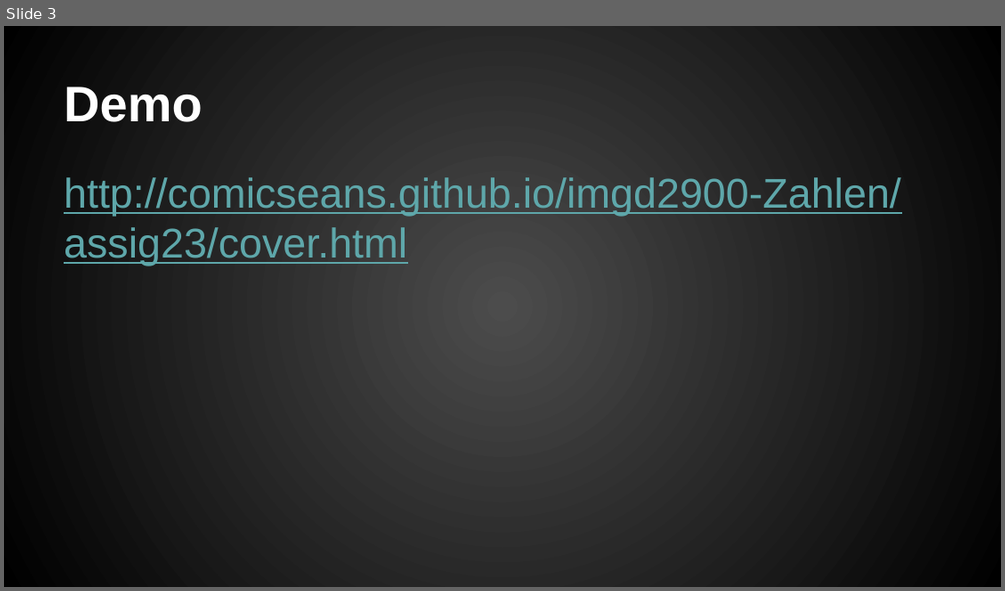
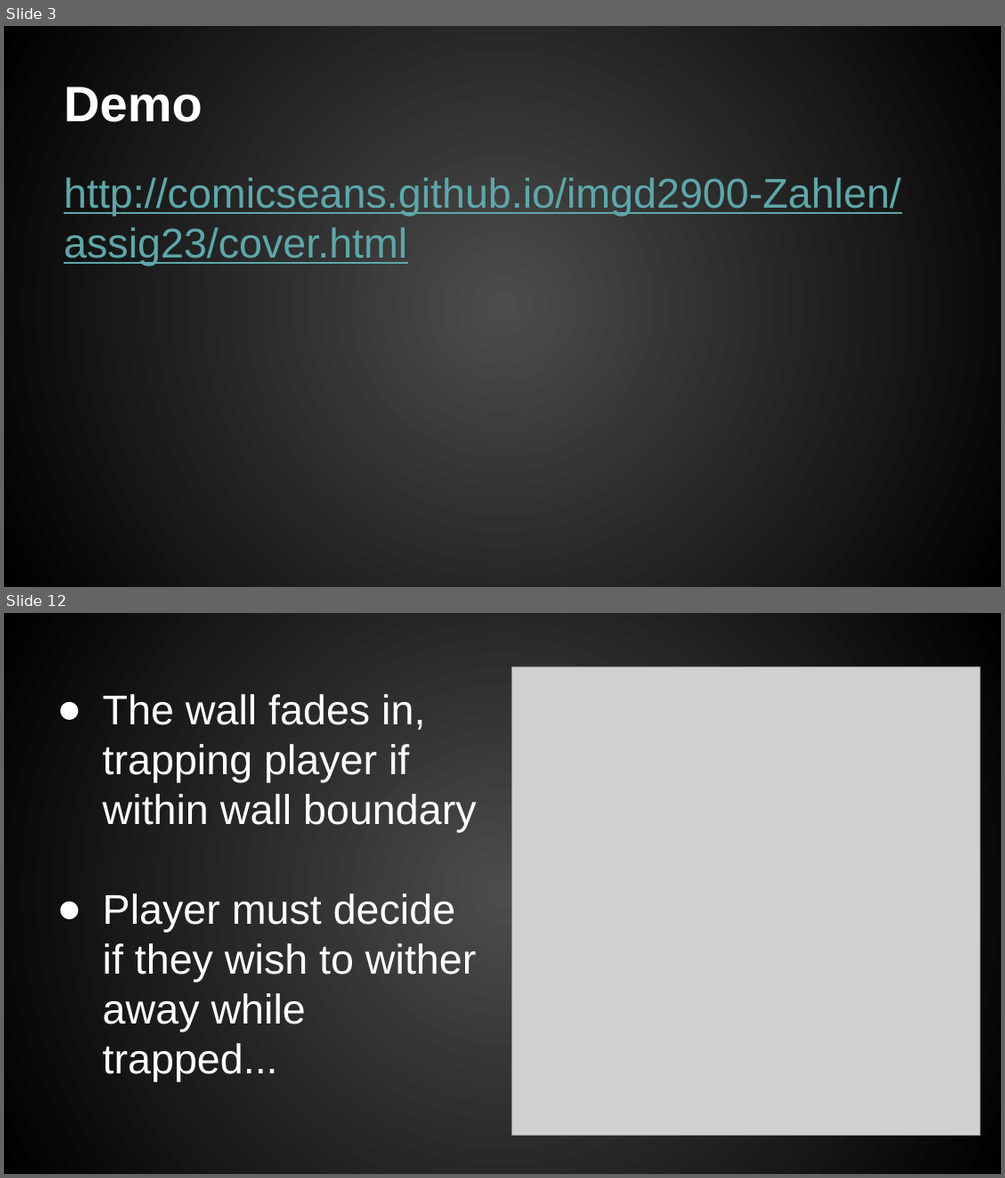
Before and after one commit to ComicSeans/imgd2900, a slide deck: assig23/finalabstractpresentation.pptx. Shown one above the other, each under a label of ours: slide 3 before the commit, slides 3 and 12 after it; the slides between them are not shown. The pictures are 1005x591 and 1005x1178 pixels, drawn with LibreOffice and Linux fonts; fonts in the diff are those of the drawing; grey boxes stand for pictures. Boxes give left, top, right and bottom in pixels: in the first picture for what was removed or moved away, otherwise in the second. Text is boxed around its words. In the diff, an @@ line names an element or a change of style, - is before the commit and + after.

Commit message:
updated PP

```diff
--- a/assig23/finalabstractpresentation.pptx
+++ b/assig23/finalabstractpresentation.pptx
@@ slide 12 added at (x1=4, y1=613, x2=1001, y2=1174), background gradient #4C4C4C to #000000 @@
@@ picture added at (x1=511, y1=666, x2=979, y2=1135) @@
@@ text added at (x1=103, y1=694, x2=476, y2=1082), 30 pt, text #FFFFFF @@
+● The wall fades in, trapping player if within wall boundary
+● Player must decide if they wish to wither away while trapped...
```
Also in this commit, not shown: 5 other slides added.
